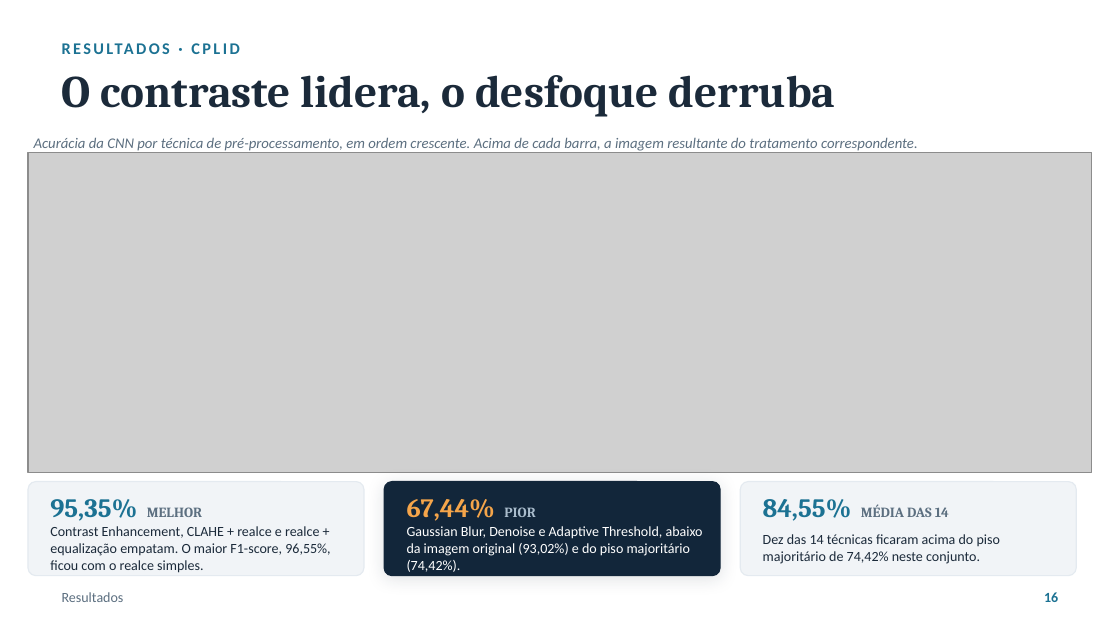
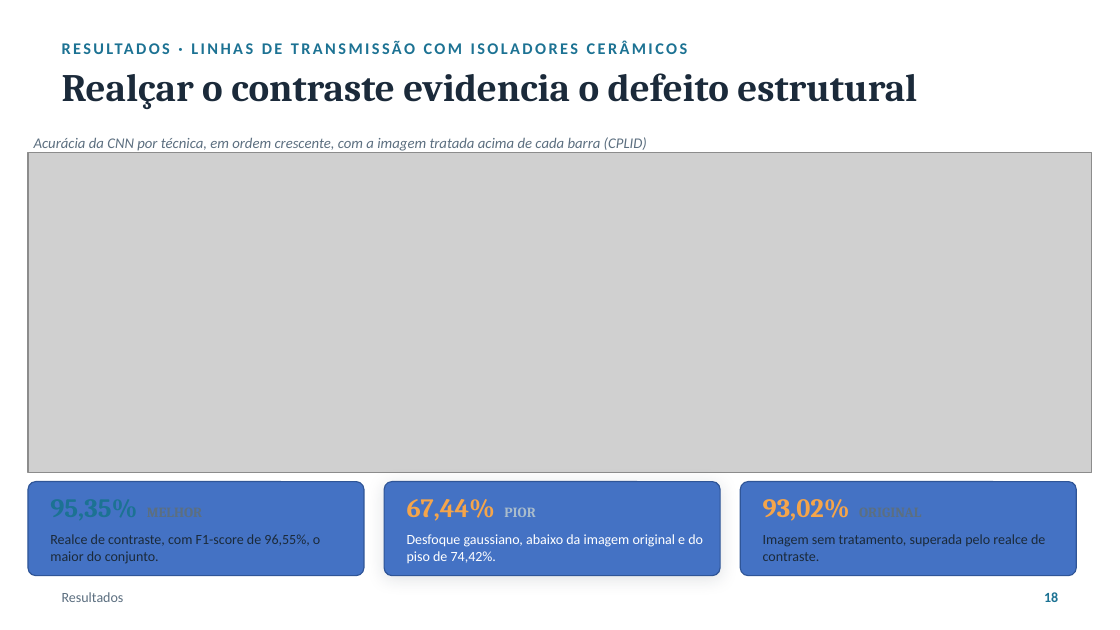
Before and after one commit to luanws/masters-thesis, a slide deck: slide 18 of presentation/defesa.odp (slide 16 before the commit). Drawn at 1120x630 pixels with LibreOffice and Linux fonts; fonts in the diff are those of the drawing; grey boxes stand for pictures. Boxes give left, top, right and bottom in pixels: in the first picture for what was removed or moved away, otherwise in the second. Text is boxed around its words. In the diff, an @@ line names an element or a change of style, - is before the commit and + after.

```diff
--- a/presentation/defesa.odp
+++ b/presentation/defesa.odp
@@ text at <box>62,34,1058,62</box>: text changed @@
-RESULTADOS · CPLID
+RESULTADOS · LINHAS DE TRANSMISSÃO COM ISOLADORES CERÂMICOS
@@ text at <box>62,73,917,109</box>: text changed; size 29 to 25 pt @@
-O contraste lidera, o desfoque derruba
+Realçar o contraste evidencia o defeito estrutural
@@ text at <box>34,137,647,151</box>: text changed @@
-Acurácia da CNN por técnica de pré-processamento, em ordem crescente. Acima de cada barra, a imagem resultante do tratamento correspondente.
+Acurácia da CNN por técnica, em ordem crescente, com a imagem tratada acima de cada barra (CPLID)
@@ rounded rectangle at <box>28,482,364,576</box>: fill #F1F4F7 to #4472C4; outline #E4EAF0 0.74 pt to #2F5597 0.74 pt @@
@@ text removed at <box>50,499,202,521</box> @@
-95,35% MELHOR
@@ rounded rectangle at <box>384,482,720,576</box>: fill #12263A to #4472C4; outline #12263A 0.74 pt to #2F5597 0.74 pt @@
@@ text at <box>633,499,850,547</box>: text changed @@
-84,55% MÉDIA DAS 14
+93,02% ORIGINAL
@@ rounded rectangle at <box>740,482,1076,576</box>: fill #F1F4F7 to #4472C4; outline #E4EAF0 0.74 pt to #2F5597 0.74 pt @@
@@ text at <box>50,534,320,564</box>: text changed @@
-Contrast Enhancement, CLAHE + realce e realce + equalização empatam. O maior F1-score, 96,55%, ficou com o realce simples.
+Realce de contraste, com F1-score de 96,55%, o maior do conjunto.
@@ text at <box>407,534,703,563</box>: text changed @@
-Gaussian Blur, Denoise e Adaptive Threshold, abaixo da imagem original (93,02%) e do piso majoritário (74,42%).
+Desfoque gaussiano, abaixo da imagem original e do piso de 74,42%.
@@ text at <box>763,534,1045,561</box>: text changed @@
-Dez das 14 técnicas ficaram acima do piso majoritário de 74,42% neste conjunto.
+Imagem sem tratamento, superada pelo realce de contraste.
```
Also in this commit, not shown: 6 other slides changed, 21 slides added, 23 slides removed, 26 other files.
